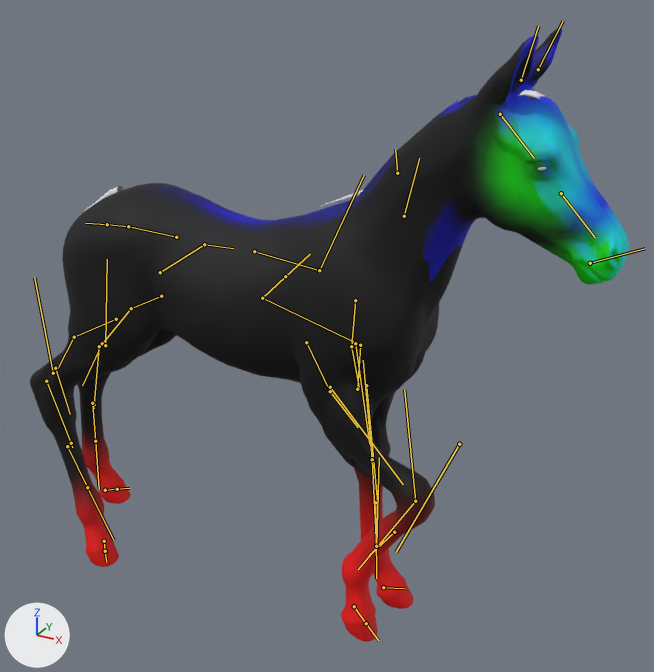
Before and after pictures for a commit that changed the glTF model game/assets/horse/production/horse_foal_walk.glb.
Rendered twice from a 50 mm lens placed at (0.973, -1.594, 1.539), pointed at (0.061, 0.063, 0.711). Arrows for +X, +Y and +Z are at lower left; the lights stay in place. The picture after the commit comes second. Both versions are drawn at frame 7 of the action 'Walk'; the numbers are the values there. The bones that change, and the others that lie on the model, are drawn over the model as lines.

In view in the first picture: 'Body' and 2 more.
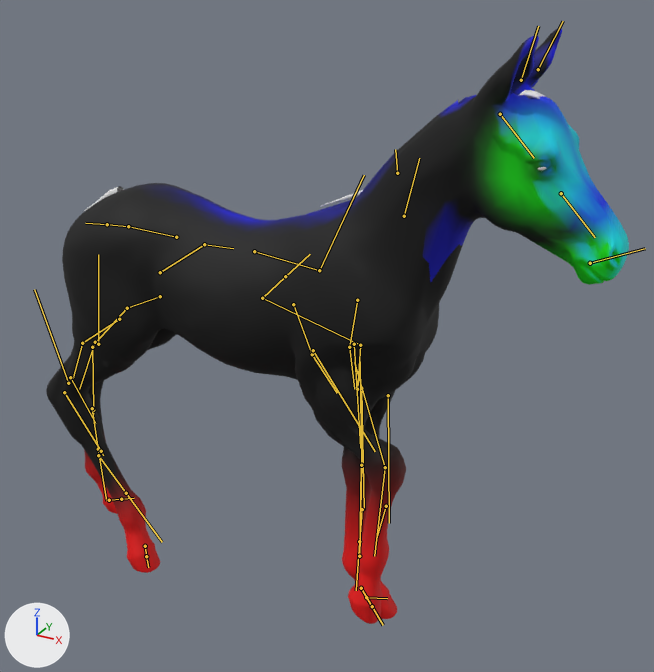
The change, as a list of edits to the scene's bpy script:
```text
Change bone_hind_l_upper:
    where bone_hind_l_upper = bpy.data.objects['Skeleton'].pose.bones['Hind_L_Upper']  # child of 'Pelvis'
    bone_hind_l_upper.location: (-0.007, 0.013, 0.007) -> (-0.01, 0.015, 0.007)
    bone_hind_l_upper.rotation_quaternion: (0.991, 0.107, 0.011, 0.082) -> (0.988, 0.104, 0.022, 0.111)  # degrees (12, 0, 10) -> degrees (12, 1, 13)
Change bone_hind_l_hock:
    where bone_hind_l_hock = bpy.data.objects['Skeleton'].pose.bones['Hind_L_Hock']  # child of 'Hind_L_Gaskin'
    bone_hind_l_hock.location: (0.005, 0.007, -0.002) -> (0.011, 0.011, -0.002)
    bone_hind_l_hock.rotation_quaternion: (0.992, -0.044, 0.0, -0.117) -> (0.976, -0.058, 0.017, -0.208)  # degrees (-5, -1, -13) -> degrees (-7, 1, -24)
Change bone_hind_l_hoof_02:
    where bone_hind_l_hoof_02 = bpy.data.objects['Skeleton'].pose.bones['Hind_L_Hoof_02']  # child of 'Hind_L_Hoof'
    bone_hind_l_hoof_02.location: (0.001, 0.004, 0.001) -> (-0.017, -0.002, -0.002)
    bone_hind_l_hoof_02.rotation_quaternion: (1.0, 0.017, -0.002, -0.004) -> (0.997, -0.01, 0.071, 0.008)  # degrees (2, 0, 0) -> degrees (-1, 8, 1)
Change bone_hind_r_upper:
    where bone_hind_r_upper = bpy.data.objects['Skeleton'].pose.bones['Hind_R_Upper']  # child of 'Pelvis'
    bone_hind_r_upper.location: (-0.007, 0.014, 0.008) -> (-0.002, 0.007, 0.005)
    bone_hind_r_upper.rotation_quaternion: (0.991, 0.089, -0.011, 0.102) -> (0.997, 0.057, -0.012, 0.04)  # degrees (10, -2, 12) -> degrees (6, -2, 5)
Change bone_hind_r_hock:
    where bone_hind_r_hock = bpy.data.objects['Skeleton'].pose.bones['Hind_R_Hock']  # child of 'Hind_R_Gaskin'
    bone_hind_r_hock.location: (0.019, 0.015, -0.002) -> (0.022, 0.015, -0.003)
    bone_hind_r_hock.rotation_quaternion: (0.94, -0.031, -0.016, -0.338) -> (0.924, -0.034, -0.035, -0.378)  # degrees (-3, -3, -39) -> degrees (-2, -5, -44)
Change bone_hind_r_hoof_02:
    where bone_hind_r_hoof_02 = bpy.data.objects['Skeleton'].pose.bones['Hind_R_Hoof_02']  # child of 'Hind_R_Hoof'
    bone_hind_r_hoof_02.location: (0.034, -0.033, -0.015) -> (0.057, -0.048, -0.016)
    bone_hind_r_hoof_02.rotation_quaternion: (0.978, -0.141, -0.153, 0.017) -> (0.948, -0.2, -0.244, 0.023)  # degrees (-17, -17, 5) -> degrees (-26, -27, 9)
Change bone_front_l_upper:
    where bone_front_l_upper = bpy.data.objects['Skeleton'].pose.bones['Front_L_Upper']  # child of 'Chest'
    bone_front_l_upper.location: (-0.088, -0.028, 0.021) -> (-0.085, -0.03, 0.023)
    bone_front_l_upper.rotation_quaternion: (0.997, -0.005, -0.003, -0.075) -> (0.998, -0.042, 0.007, -0.047)  # degrees (-1, 0, -9) -> degrees (-5, 1, -5)
Change bone_front_l_hoof_02:
    where bone_front_l_hoof_02 = bpy.data.objects['Skeleton'].pose.bones['Front_L_Hoof_02']  # child of 'Front_L_Hoof'
    bone_front_l_hoof_02.location: (-0.01, -0.006, -0.001) -> (-0.016, 0.003, 0.001)
    bone_front_l_hoof_02.rotation_quaternion: (0.999, -0.024, 0.039, 0.008) -> (0.998, 0.014, 0.067, 0.006)  # degrees (-3, 4, 1) -> degrees (2, 8, 1)
Change bone_front_r_upper:
    where bone_front_r_upper = bpy.data.objects['Skeleton'].pose.bones['Front_R_Upper']  # child of 'Chest'
    bone_front_r_upper.location: (-0.111, 0.028, 0.028) -> (-0.157, -0.047, 0.032)
    bone_front_r_upper.rotation_quaternion: (0.926, -0.105, 0.004, -0.363) -> (0.957, -0.037, -0.009, -0.289)  # degrees (-11, -4, -42) -> degrees (-4, -2, -34)
Change bone_front_r_cannon:
    where bone_front_r_cannon = bpy.data.objects['Skeleton'].pose.bones['Front_R_Cannon']  # child of 'Front_R_Forearm'
    bone_front_r_cannon.location: (0.168, 0.16, 0.026) -> (0.115, 0.057, 0.007)
    bone_front_r_cannon.rotation_quaternion: (0.802, -0.048, -0.048, 0.594) -> (0.944, -0.015, -0.01, 0.33)  # degrees (-8, -1, 73) -> degrees (-2, -1, 39)
Change bone_front_r_hoof_02:
    where bone_front_r_hoof_02 = bpy.data.objects['Skeleton'].pose.bones['Front_R_Hoof_02']  # child of 'Front_R_Hoof'
    bone_front_r_hoof_02.location: (-0.007, 0.022, 0.007) -> (0.036, -0.036, 0.001)
    bone_front_r_hoof_02.rotation_quaternion: (0.995, 0.098, 0.026, 0.014) -> (0.977, -0.149, -0.148, -0.012)  # degrees (11, 3, 2) -> degrees (-18, -17, 1)
Change bone_walk_knee_fore_l:
    where bone_walk_knee_fore_l = bpy.data.objects['Skeleton'].pose.bones['Walk_Knee_fore_l']  # child of 'Root'
    bone_walk_knee_fore_l.location: (-0.022, 0.051, -0.01) -> (-0.033, 0.051, 0.023)
    bone_walk_knee_fore_l.rotation_quaternion: (0.998, -0.003, -0.001, 0.058) -> (0.998, -0.048, 0.0, 0.04)  # degrees (0, 0, 7) -> degrees (-5, 0, 5)
Change bone_walk_knee_fore_r:
    where bone_walk_knee_fore_r = bpy.data.objects['Skeleton'].pose.bones['Walk_Knee_fore_r']  # child of 'Root'
    bone_walk_knee_fore_r.location: (0.17, 0.106, 0.011) -> (0.083, 0.144, -0.021)
    bone_walk_knee_fore_r.rotation_quaternion: (0.998, 0.002, -0.009, 0.068) -> (0.991, 0.052, -0.002, 0.125)  # degrees (0, -1, 8) -> degrees (6, -1, 14)
Change bone_walk_knee_hind_l:
    where bone_walk_knee_hind_l = bpy.data.objects['Skeleton'].pose.bones['Walk_Knee_hind_l']  # child of 'Root'
    bone_walk_knee_hind_l.location: (-0.075, 0.05, -0.009) -> (-0.084, 0.058, 0.007)
    bone_walk_knee_hind_l.rotation_quaternion: (0.997, 0.0, -0.002, -0.074) -> (0.999, -0.023, 0.004, -0.046)  # degrees (0, 0, -8) -> degrees (-3, 0, -5)
Change bone_walk_knee_hind_r:
    where bone_walk_knee_hind_r = bpy.data.objects['Skeleton'].pose.bones['Walk_Knee_hind_r']  # child of 'Root'
    bone_walk_knee_hind_r.location: (-0.075, 0.05, 0.009) -> (-0.04, 0.023, -0.007)
    bone_walk_knee_hind_r.rotation_quaternion: (0.999, 0.0, 0.008, 0.037) -> (0.992, 0.023, 0.003, 0.125)  # degrees (0, 1, 4) -> degrees (3, 0, 14)
```

What differs and where, as boxes (x1, y1, x2, y2) in the pictures (654 x 672 px):
'Body', posed
    before: (30, 28, 629, 642)
    after: (46, 28, 629, 624)
bone 'Hind_L_Upper', root to tip
    before: (161, 296) to (131, 308)
    after: (160, 296) to (127, 308)
bone 'Hind_L_Hock', root to tip
    before: (99, 346) to (94, 404)
    after: (92, 347) to (93, 410)
bone 'Hind_L_Hoof_02', root to tip
    before: (105, 490) to (117, 489)
    after: (109, 500) to (121, 499)
bone 'Hind_R_Upper', root to tip
    before: (116, 319) to (74, 337)
    after: (119, 319) to (82, 343)
bone 'Hind_R_Hock', root to tip
    before: (46, 381) to (71, 443)
    after: (64, 392) to (101, 451)
bone 'Hind_R_Hoof_02', root to tip
    before: (104, 541) to (105, 551)
    after: (145, 546) to (146, 556)
bone 'Front_L_Upper', root to tip
    before: (355, 300) to (351, 346)
    after: (357, 300) to (349, 347)
bone 'Front_L_Hoof_02', root to tip
    before: (383, 587) to (404, 588)
    after: (366, 597) to (387, 598)
bone 'Front_R_Upper', root to tip
    before: (306, 342) to (330, 391)
    after: (293, 304) to (312, 354)
bone 'Front_R_Cannon', root to tip
    before: (459, 444) to (396, 552)
    after: (388, 395) to (389, 523)
bone 'Front_R_Hoof_02', root to tip
    before: (354, 606) to (366, 623)
    after: (361, 588) to (372, 606)
bone 'Walk_Knee_fore_l', root to tip
    before: (372, 459) to (363, 360)
    after: (361, 465) to (360, 361)
bone 'Walk_Knee_fore_r', root to tip
    before: (415, 501) to (404, 389)
    after: (385, 467) to (354, 362)
bone 'Walk_Knee_hind_l', root to tip
    before: (105, 345) to (107, 259)
    after: (98, 344) to (98, 254)
bone 'Walk_Knee_hind_r', root to tip
    before: (53, 373) to (34, 277)
    after: (68, 383) to (34, 289)
